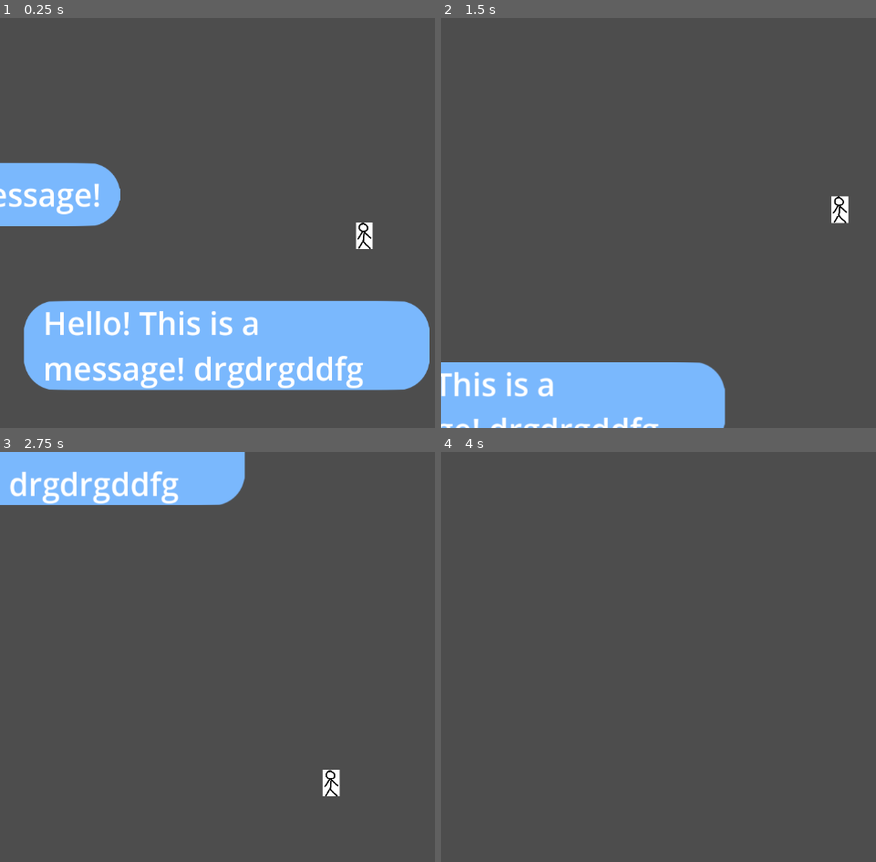
Above: before the commit, frames 1-4 (two rows, left to right).
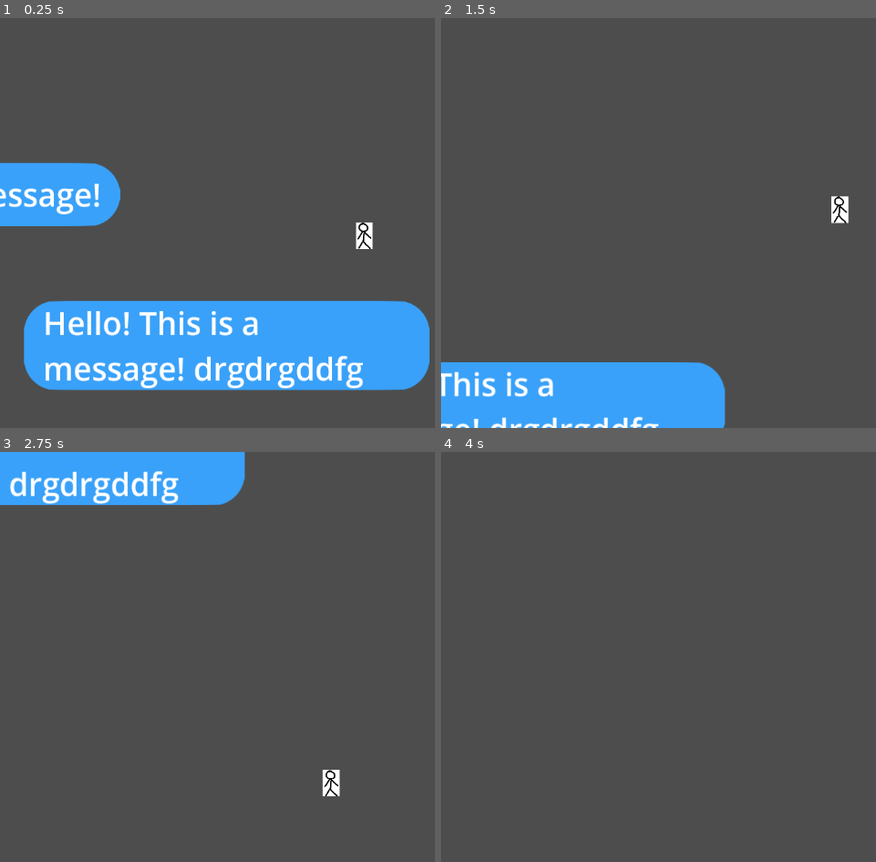
Above: after the commit, the same moments.

Repository: SidewalkSnailGames/thought-bubble
Game: Godot game, scene res://scenes/game.tscn
Same seed, same stepped clock (60 frames per second), same inputs: the game is played once before the commit and once after it.
Inputs:
- Up to frame 1 (0.25 s): no input
- Up to frame 2 (1.5 s): hold D (right) from 0.53 s (still down); tap W (jump) at 0.77 s
- Up to frame 3 (2.75 s): tap W (jump) at 1.52 s; release D (right) at 2.03 s; hold A (left) from 2.03 s (still down)
- Up to frame 4 (4 s): release A (left) at 2.78 s; hold D (right) from 2.78 s (still down); tap W (jump) at 3.02, 3.77 s

The runs differ from the first frame. In frame 1, 21% of the frame differs, in the area x 0-99%, y 35-91%; in frame 2, 9.6%; in frame 3, 6.3%; in frame 4, nothing differs.

Commit message:
added message colors better!

Diff:
--- a/scripts/messageplatform.gd
+++ b/scripts/messageplatform.gd
@@ -9,9 +9,9 @@
 
 #hash map for color values
 var color_map = {
-	Type.BLUE: [Color(0.48, 0.72, 0.99), Color(1, 1, 1)],
-	Type.GRAY: [Color(0.8, 0.8, 0.8), Color(0, 0, 0)],
-	Type.GREEN: [Color(0.0, 1, 0.0), Color(1, 1, 1)],
+	Type.BLUE: [Color(57.0/255.0, 161.0/255.0, 249.0/255.0), Color(1, 1, 1)],
+	Type.GRAY: [Color(203.0/255.0, 202.0/255.0, 197.0/255.0), Color(0, 0, 0)],
+	Type.GREEN: [Color(42.0/255.0, 189.0/255.0, 72.0/255.0), Color(1, 1, 1)],
 }
 
 @onready var msg = $msgBox
